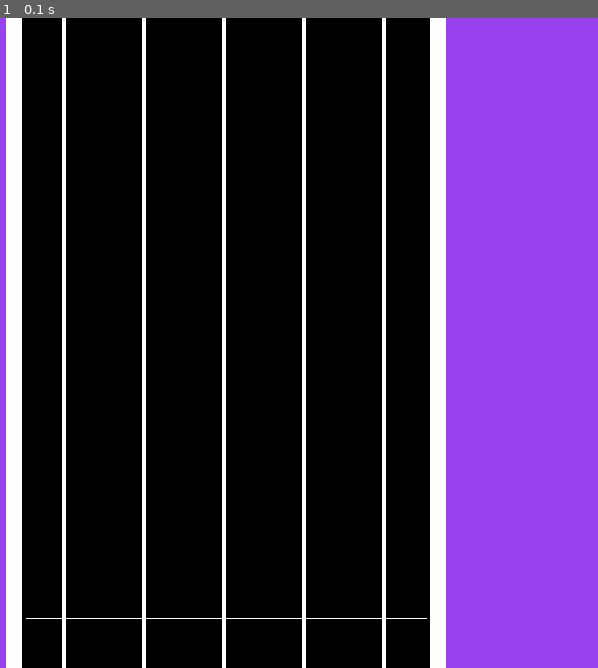
Above: before the commit, frame 1.
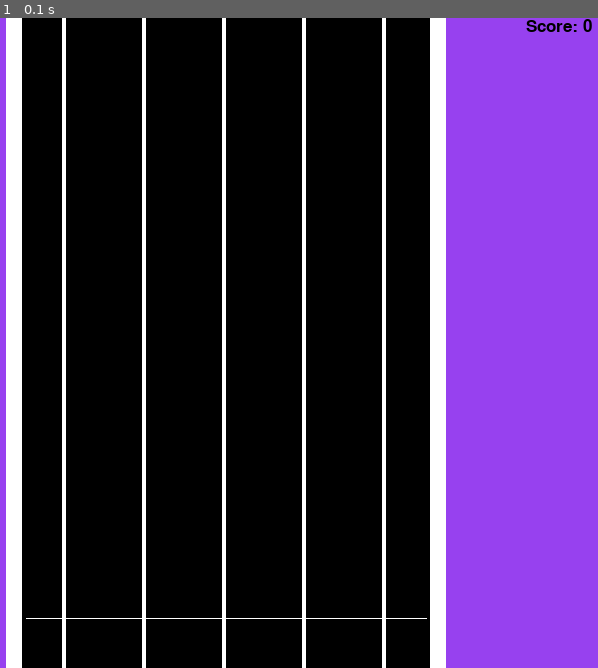
Above: after the commit, the same moment.

Repository: claraluques/projeto-dsoft
Game: pygame game, started from clara_tentando.py
Same seed, same stepped clock (60 frames per second), same inputs: the game is played once before the commit and once after it.
Inputs:
- Up to frame 1 (0.1 s): no input

The runs differ from the first frame. In frame 1, 0.1% of the frame differs, in the area x 87-99%, y 0-3%.

Commit message:
ainda tentando fazer os botões seguirem a música

Diff:
--- a/clara_tentando.py
+++ b/clara_tentando.py
@@ -2,12 +2,13 @@
 import random
 from classe_musicas import musicas as m
 
+
 pygame.init()
 
 display_width = 800
 display_height = 650
 
-
+black = (0,0,0)
 white = (255,255,255)
 purple = (151,65,239)
 
@@ -53,6 +54,14 @@
 def bot5(x, y5):
     gameDisplay.blit(bot5Img,(x+316 , y5))
 
+def Score(count):
+    font = pygame.font.SysFont(None, 25)
+    text = font.render("Score: "+str(count), True, black)
+    gameDisplay.blit(text,(700,0))
+
+
+
+ganhou = False
 
 
 
@@ -60,11 +69,28 @@
 
 x = (190)
 
-y1 = 300
-y2 = 300
-y3 = 300
-y4 = 300
-y5 = 300
+#y1 =random.randrange(-600,0)
+#y2 =random.randrange(-600,0)
+#y3 =random.randrange(-600,0)
+#y4 =random.randrange(-600,0)
+#y5 =random.randrange(-600,0)
+
+musica1 = m.musica_1()
+print (musica1)
+
+for nota in range (len(musica1)):
+    x = -600
+    if nota == 0:
+        y1 = -600
+    elif nota == 1:
+        y2 = (x-100*nota)
+    elif nota == 2:
+        y3 = (x-100*nota)
+    elif nota == 3:
+        y4 = (x-100*nota)
+    elif nota == 4:
+        y5 = (x-100*nota)
+
 y_change = 0
 
 
@@ -77,11 +103,8 @@
 
 score = 0
 
-musica1 = m.musica_1()
-
-print (musica1)
-
 while not crashed:
+
     for event in pygame.event.get():
         if event.type == pygame.QUIT:
             crashed = True
@@ -99,13 +122,20 @@
                     d1 = -d1
                 if d1 < 5:
                     print('PERFECT')
-                    score += 1
-                    print("SCORE: {0}".format(score))
-
+#                    y1=random.randrange(-600,0)
+                    score +=3
+                    print("SCORE: {0}".format(score))
+                elif d1 < 15:
+                    print ("VERY GOOD")
+                    score += 2
+                    print("SCORE: {0}".format(score))
+#                    y1 =random.randrange(-600,0)
                 elif d1 < 25:
-                    print ("VERY GOOD")
-                    score += 1
-                    print("SCORE: {0}".format(score))
+                    print ("GOOD")
+                    score += 1
+                    print("SCORE: {0}".format(score))
+#                    y1 =random.randrange(-600,0)
+
                 else:
                     print("MISSED")
 
@@ -115,13 +145,19 @@
                     d2 = -d2
                 if d2 < 5:
                     print('PERFECT')
-                    score += 1
-                    print("SCORE: {0}".format(score))
-
+                    score += 3
+                    print("SCORE: {0}".format(score))
+#                    y2 =random.randrange(-600,0)
                 elif d2 < 25:
                     print ("VERY GOOD")
-                    score += 1
-                    print("SCORE: {0}".format(score))
+                    score += 2
+                    print("SCORE: {0}".format(score))
+#                    y2 =random.randrange(-600,0)
+                elif d2 < 25:
+                    print ("GOOD")
+                    score += 1
+                    print("SCORE: {0}".format(score))
+#                    y2 =random.randrange(-600,0)
                 else:
                     print("MISSED")
 
@@ -131,12 +167,19 @@
                     d3 = -d3
                 if d3 < 5:
                     print('PERFECT')
-                    score += 1
-                    print("SCORE: {0}".format(score))
+                    score += 3
+                    print("SCORE: {0}".format(score))
+#                    y3 =random.randrange(-600,0)
                 elif d3 < 25:
                     print ("VERY GOOD")
-                    score += 1
-                    print("SCORE: {0}".format(score))
+                    score += 2
+                    print("SCORE: {0}".format(score))
+#                    y3 =random.randrange(-600,0)
+                elif d3 < 25:
+                    print ("GOOD")
+                    score += 1
+                    print("SCORE: {0}".format(score))
+#                    y3 =random.randrange(-600,0)
                 else:
                     print("MISSED")
 
@@ -146,27 +189,42 @@
                     d4 = -d4
                 if d4 < 5:
                     print('PERFECT')
-                    score += 1
-                    print("SCORE: {0}".format(score))
+                    score += 3
+                    print("SCORE: {0}".format(score))
+#                    y4 =random.randrange(-600,0)
                 elif d4 < 25:
                     print ("VERY GOOD")
-                    score += 1
-                    print("SCORE: {0}".format(score))
-                else:
-                    print("MISSED")
-
-            elif event.key == pygame.K_SPACE:
+                    score += 2
+                    print("SCORE: {0}".format(score))
+#                    y4 =random.randrange(-600,0)
+                elif d4 < 25:
+                    print ("GOOD")
+                    score += 1
+                    print("SCORE: {0}".format(score))
+#                    y4 =random.randrange(-600,0)
+                else:
+                    print("MISSED")
+
+
+            elif event.key == pygame.K_t:
                 d5 = y5-550
                 if d5 < 0:
                     d5 = -d5
                 if d5 < 5:
                     print('PERFECT')
-                    score += 1
-                    print("SCORE: {0}".format(score))
+                    score += 3
+                    print("SCORE: {0}".format(score))
+#                    y5 =random.randrange(-600,0)
                 elif d5 < 25:
                     print ("VERY GOOD")
-                    score += 1
-                    print("SCORE: {0}".format(score))
+                    score += 2
+                    print("SCORE: {0}".format(score))
+#                    y5 =random.randrange(-600,0)
+                elif d5 < 25:
+                    print ("GOOD")
+                    score += 1
+                    print("SCORE: {0}".format(score))
+#                    y5 =random.randrange(-600,0)
                 else:
                     print("MISSED")
 
@@ -179,32 +237,14 @@
 
 
 
-#    y1 += y_change
-#    y2 += y_change
-#    y3 += y_change
-#    y4 += y_change
-#    y5 += y_change
-
-
-
-        for nota in range (len(musica1)):
-            if nota == 0:
-                bot1(x, y1)
-            elif nota == 1:
-                bot2(x, y2)
-            elif nota == 2:
-                bot3(x, y3)
-            elif nota == 3:
-                bot4(x, y4)
-            elif nota == 4:
-                bot5(x, y5)
-            elif nota == 8:
-                continue
-            y1 += y_change
-            y2 += y_change
-            y3 += y_change
-            y4 += y_change
-            y5 += y_change
+
+
+    y1 += y_change
+    y2 += y_change
+    y3 += y_change
+    y4 += y_change
+    y5 += y_change
+
 
 
     gameDisplay.fill(purple)
@@ -215,12 +255,12 @@
 #    bolinha1 = Bolinha(y)
 #    bolinha1.posx(0,y)
 
-
-#    bot1(x, y1)
-#    bot2(x, y2)
-#    bot3(x, y3)
-#    bot4(x, y4)
-#    bot5(x, y5)
+    Score(score)
+    bot1(x, y1)
+    bot2(x, y2)
+    bot3(x, y3)
+    bot4(x, y4)
+    bot5(x, y5)
 
 #    if y1 > display_height:
 #        y1 = random.randrange(-200,0)
@@ -237,6 +277,10 @@
 #    if y5 > display_height:
 #        y5 = random.randrange(-300,0)
 
+    if score == 100:
+        ganhou = True
+    if ganhou == True:
+        crashed = True
 
     pygame.display.update()
     clock.tick(60)
--- a/doremifa.txt
+++ b/doremifa.txt
@@ -1 +1 @@
-0123833801018118054383380123833
+088188288388883883888808818808818888188188880885884883888838838888088188288383883
